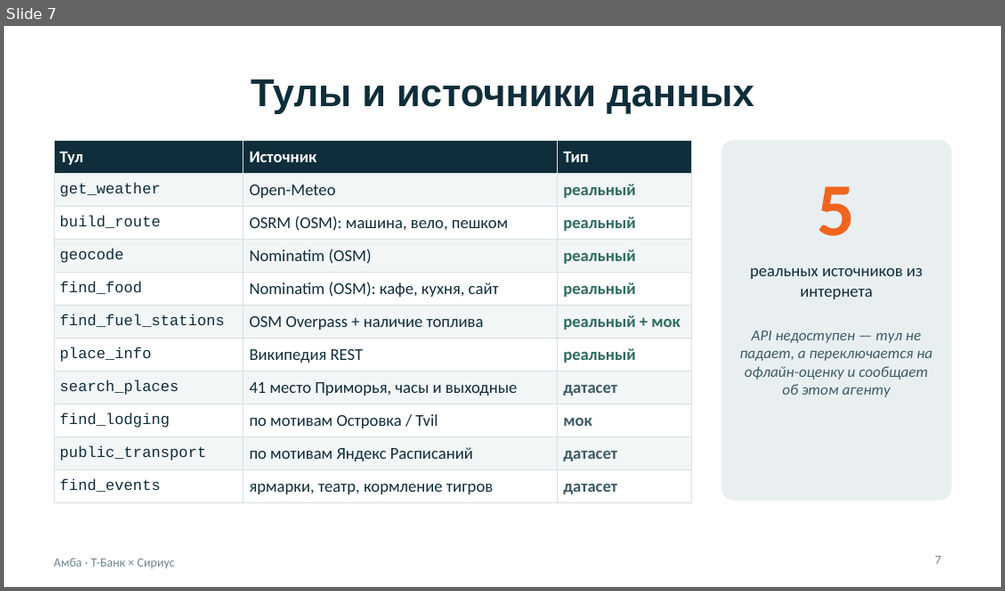
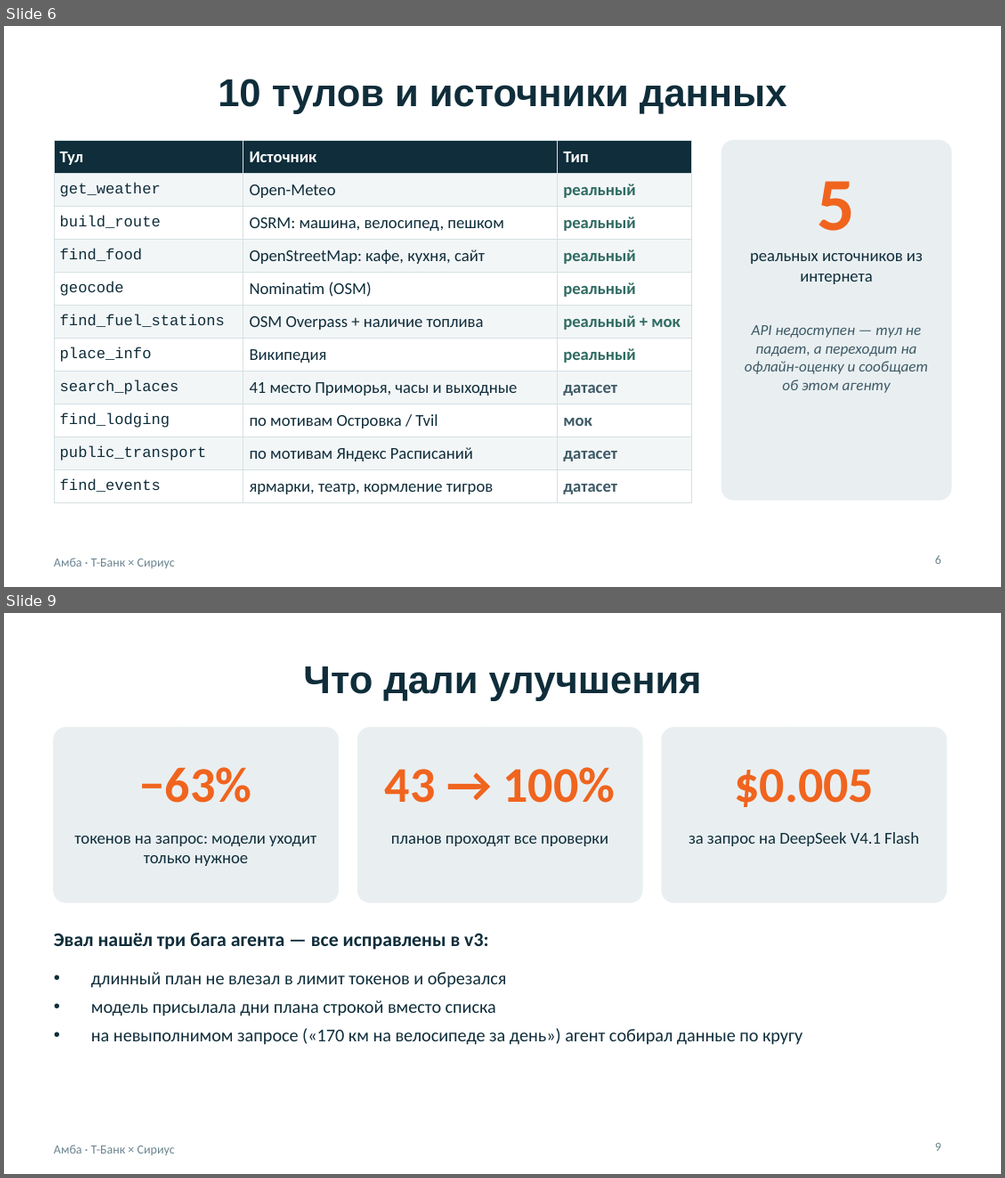
Before and after one commit to BessolitsinGleb/AI-ta, a slide deck: presentation/Amba_Travel_AI.pptx. Shown one above the other, each under a label of ours: slide 7 before the commit, slides 6 and 9 after it; the slides between them are not shown. The pictures are 1005x591 and 1005x1178 pixels, drawn with LibreOffice and Linux fonts; fonts in the diff are those of the drawing. Boxes give left, top, right and bottom in pixels: in the first picture for what was removed or moved away, otherwise in the second. Text is boxed around its words. In the diff, an @@ line names an element or a change of style, - is before the commit and + after.

```diff
--- a/presentation/Amba_Travel_AI.pptx
+++ b/presentation/Amba_Travel_AI.pptx
@@ slide 9 added at <box>4,613,1001,1174</box>, background #FFFFFF; not listed: 1 template element that a slide beside it also shows @@
@@ title added at <box>303,666,702,701</box>, 28 pt, text #0F2D3A, bold @@
+Что дали улучшения
@@ rounded rectangle added at <box>54,728,338,902</box>, fill #E9EFF1, outline #E9EFF1 1 pt @@
@@ rounded rectangle added at <box>358,728,642,902</box>, fill #E9EFF1, outline #E9EFF1 1 pt @@
@@ rounded rectangle added at <box>662,728,946,902</box>, fill #E9EFF1, outline #E9EFF1 1 pt @@
@@ text added at <box>140,767,251,803</box>, 36 pt, text #F0641E, bold @@
+−63%
@@ text added at <box>385,767,615,803</box>, 36 pt, text #F0641E, bold @@
+43 → 100%
@@ text added at <box>734,769,874,807</box>, 36 pt, text #F0641E, bold @@
+$0.005
@@ text added at <box>74,835,316,866</box>, 12 pt, text #0F2D3A @@
+токенов на запрос: модели уходит только нужное
@@ text added at <box>391,835,608,846</box>, 12 pt, text #0F2D3A @@
+планов проходят все проверки
@@ text added at <box>688,832,919,846</box>, 12 pt, text #0F2D3A @@
+за запрос на DeepSeek V4.1 Flash
@@ text added at <box>54,933,488,949</box>, 14 pt, text #0F2D3A, bold @@
+Эвал нашёл три бага агента — все исправлены в v3:
@@ text added at <box>91,972,802,1045</box>, 13 pt, text #0F2D3A @@
+• длинный план не влезал в лимит токенов и обрезался
+• модель присылала дни плана строкой вместо списка
+• на невыполнимом запросе («170 км на велосипеде за день») агент собирал данные по кругу
@@ page number added at <box>935,1143,941,1151</box>, 9 pt, text #6B8590 @@
+9
@@ what was slide 7 is now slide 6 @@
@@ slide 6 changed as well @@
@@ title at <box>218,79,787,114</box>: text changed @@
-Тулы и источники данных
+10 тулов и источники данных
@@ table at <box>54,141,692,498</box> @@
-row 3: build_route | OSRM (OSM): машина, вело, пешком | реальный
+row 3: build_route | OSRM: машина, велосипед, пешком | реальный
+row 4: find_food | OpenStreetMap: кафе, кухня, сайт | реальный
-row 5: find_food | Nominatim (OSM): кафе, кухня, сайт | реальный
-row 7, column 2: Википедия REST
+row 7, column 2: Википедия
@@ text "5" at <box>817,181,856,231</box>: vertical alignment middle to top @@
@@ text "реальных источников из интернета" at <box>750,253,922,284</box>: vertical alignment middle to top @@
@@ text at <box>744,325,928,393</box>: text changed @@
-API недоступен — тул не падает, а переключается на офлайн-оценку и сообщает об этом агенту
+API недоступен — тул не падает, а переходит на офлайн-оценку и сообщает об этом агенту
@@ page number at <box>935,555,941,564</box>: text changed @@
-7
+6
```
Also in this commit, not shown: 7 other slides changed, 3 other slides added, 7 slides removed, 5 other files.
